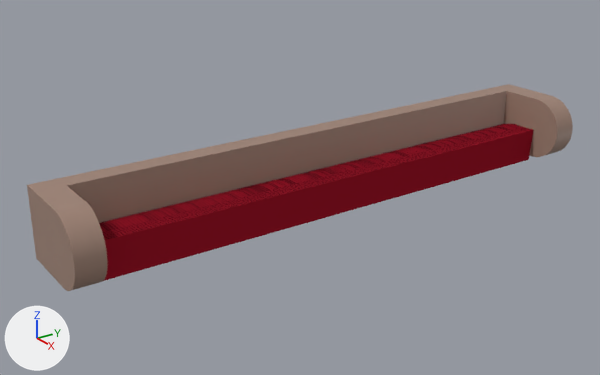
The Blender file Modelli statici/Tenda/Tende-varie-misure.blend, before and after one commit.
Before and after are seen from a camera (50 mm lens) standing at (-0.22, -1.82, 1.33) and looking at (-2.6, -0.15, 0.2). Every picture has the same lights, and +X, +Y and +Z are marked at lower left. The same objects are shown in both versions, whatever each file hides.

The scene before the commit, as lines of its bpy script (objects in view):
```python
me_mesh_003 = bpy.data.meshes.new('Mesh.003')
me_mesh_003.from_pydata(...)  # 116 vertices, 68 faces; spans x -1.9..1.0, y -1.0..1.0, z -16.4..0.8
me_mesh_003.polygons.foreach_set('use_smooth', [True] * 68)
me_mesh_003.materials.append(mat_material_002)  # beige #a18475
me_plane_006 = bpy.data.meshes.new('Plane.006')
me_plane_006.from_pydata(...)  # 50 vertices, 48 faces, 2 loose edges; spans x -1.73..-1.48, y -1.0..1.01, z -0.16..0.07
me_plane_006.polygons.foreach_set('use_smooth', [True] * 48)
me_plane_006.materials.append(mat_tenda)
ob_awning_005 = bpy.data.objects.new('Awning.005', me_plane_006)
ob_awning_005.location = (-1.0, 0.0, 0.0)
ob_awning_005.rotation_euler = (-0.0207, 0.134, 0.00146)  # degrees (-1.2, 7.7, 0.1)
ob_awning_holder_005 = bpy.data.objects.new('Awning holder.005', me_mesh_003)
ob_awning_holder_005.location = (-2.48, -1.015, 0.253)
ob_awning_holder_005.rotation_euler = (1.571, 0.0, 0.0)  # degrees (90, 0, 0)
ob_awning_holder_005.scale = (0.129, 0.129, 0.129)
```
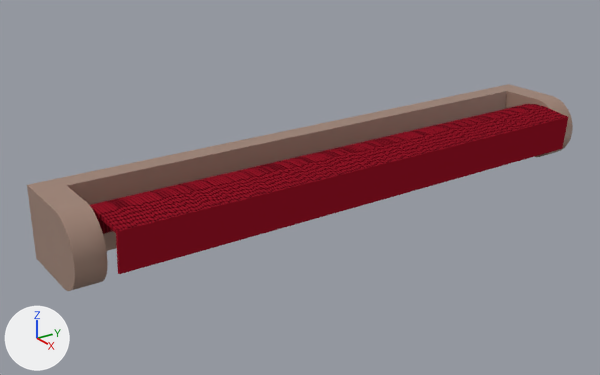
Commit message: Migliorato la tenda chiusa

Pixel boxes [x1, y1, x2, y2] of what changed, in the pictures (600 x 375 px; the box of a moved part takes in the faces that stretch with it):
'Awning.005', reshaped, moved (10% wider, 8% taller): before [99, 124, 534, 281]; after [90, 104, 568, 274]
part 1 of me_plane_006, moved or reshaped: before [102, 127, 530, 240]; after [98, 107, 567, 233]
part 2 of me_plane_006, moved or reshaped: before [104, 129, 534, 281]; after [116, 117, 568, 274]

The change in detail:
me_plane_006 has 50 vertices, 48 faces, 2 loose edges and spans x -1.73..-1.48, y -1.0..1.01, z -0.16..0.07.
me_plane_006 is used by ob_awning_005; location (-1.0, 0.0, 0.0); rotation (-0.0207, 0.134, 0.00146), in degrees (-1.2, 7.7, 0.1).
me_plane_006 part 1: all 4 vertices in x -1.52, y -1.0..1.0, z 0.01..0.06 are moved by (0.03, 0.0, 0.0).
me_plane_006 part 2: all 10 vertices in x -1.51..-1.48, y -1.0..1.01, z -0.12..0.07 are moved by (0.07, 0.0, -0.01).
Object 'Awning.005' (ob_awning_005) moves from (-1.0, 0.0, 0.0) to (-0.893, 0.0, 0.115).
